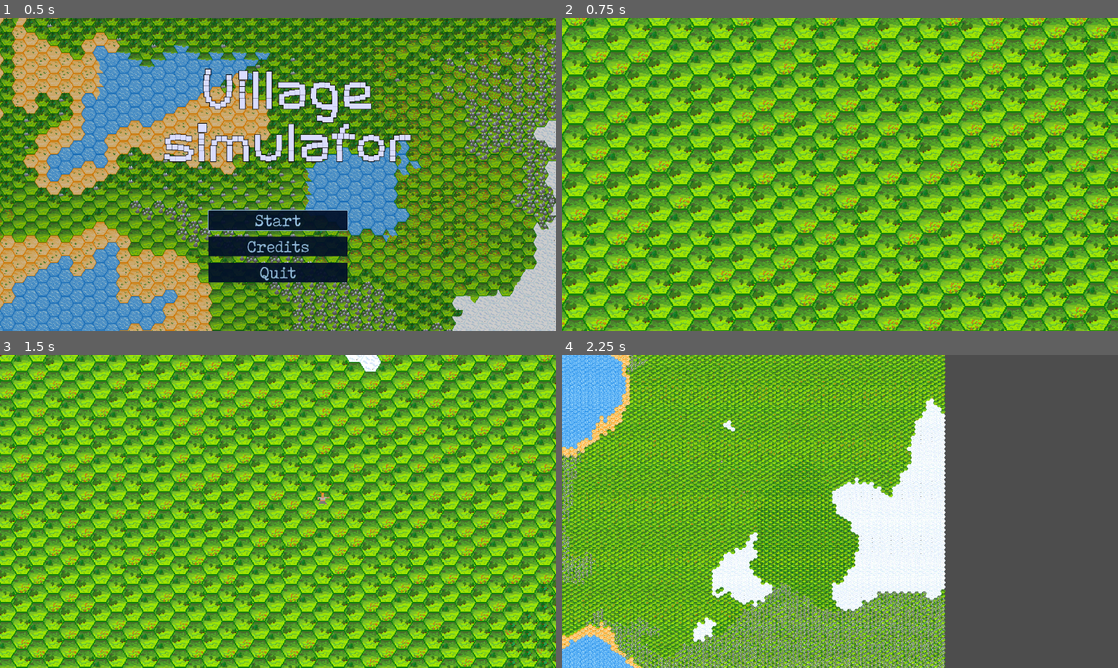
Above: before the commit, frames 1-4 (two rows, left to right).
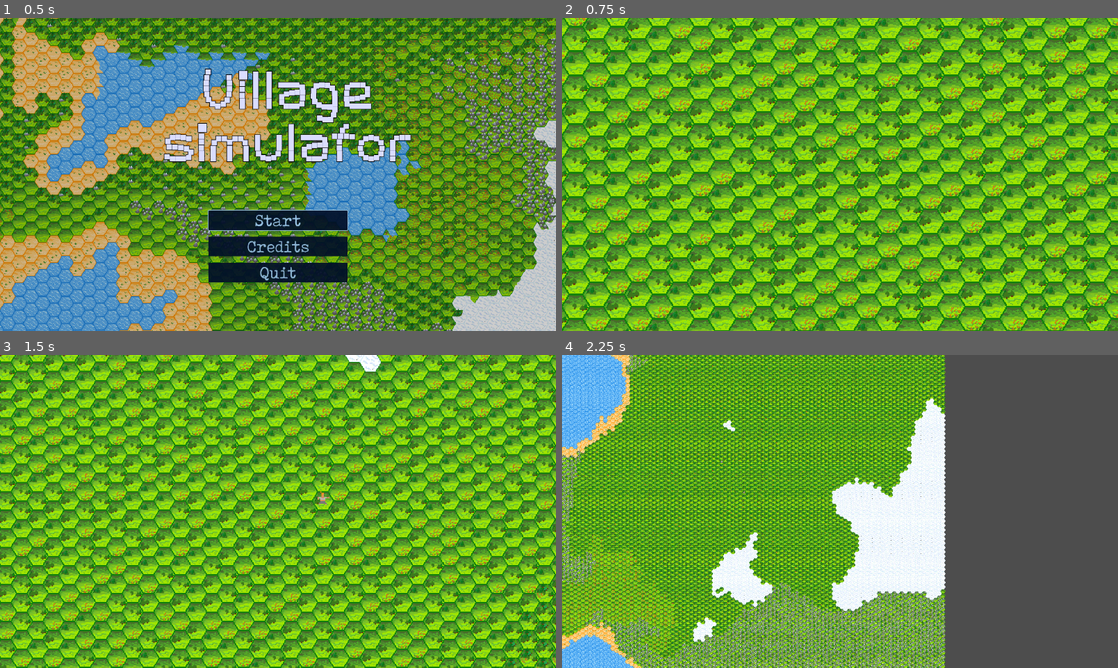
Above: after the commit, the same moments.

Repository: IsStephy/Game_TM_2
Game: Godot game, scene res://scenes/intro_scene.tscn
Same seed, same stepped clock (60 frames per second), same inputs: the game is played once before the commit and once after it. Video files are missing from this copy of the repository; at most half a second of black plays in their place.
Inputs (mouse positions are in pixels of both pictures, inside the frame that each line leads up to):
- Up to frame 1 (0.5 s): no input
- Up to frame 2 (0.75 s): click "Start" at 0.5 s
- Up to frame 3 (1.5 s): tap Enter at 1.25 s; move the mouse to (400, 495) at 1.27 s; hold Right (ui_right) from 1.28 s (still down); hold P from 1.28 s (still down); click (400, 495) at 1.42 s
- Up to frame 4 (2.25 s): tap Space at 1.52 s; move the mouse to (745, 508) at 2.02 s; release Right (ui_right) at 2.03 s; release P at 2.03 s; hold Down (ui_down) from 2.03 s (still down); tap O at 2.1 s; click (745, 508) at 2.17 s

Frame 1 is identical in both runs. In frame 2, 14% of the frame differs, in the area x 0-100%, y 0-100%; in frame 3, 14%; in frame 4, 14%, in the area x 0-69%, y 0-100%.

Commit message:
Made the world alive

Diff:
--- a/Grid_map/game_of_life/scenes/human_cell.gd
+++ b/Grid_map/game_of_life/scenes/human_cell.gd
@@ -235,16 +235,23 @@
 	return null
 # Function to gather wood when staying in a forest (weight 2)
 func gather_wood(profession):
+	var current_cell = tile_map.local_to_map(global_position)
 	if profession == Profession.BUILDER:
-		if wood_amount < 120:  # Check if the human can still gather wood (max 30)
-			wood_amount = min(wood_amount + 3, 30)  # Increase wood by 3 per generation, max 30
-			print("Gathered wood. Current wood amount: ", wood_amount)
-			if happiness<=100:
-				happiness+= 3
+		if wood_amount < 120:
+			wood_amount = min(wood_amount + 3, 120)
+			print("Gathered wood. Builder's current wood: ", wood_amount)
 	else:
-		if wood_amount < 30:  # Check if the human can still gather wood (max 30)
-			wood_amount = min(wood_amount + 3, 30)  # Increase wood by 3 per generation, max 30
-			print("Gathered wood. Current wood amount: ", wood_amount)
+		if wood_amount < 30:
+			wood_amount = min(wood_amount + 3, 30)
+			print("Gathered wood. Current wood: ", wood_amount)
+
+	# Deplete forest tile (turn into grass after gathering)
+	if weight_map.has(current_cell) and weight_map[current_cell] == 2:
+		weight_map[current_cell] = 1
+		var grass_variants = get_parent().terrain_tiles["grass"]
+		var random_grass = grass_variants[randi() % grass_variants.size()]
+		tile_map.set_cell(current_cell, get_parent().source_id, random_grass)
+
 # Preload the house texture
 var house_texture = preload("res://assets/buildings/house.png")
 # Function to build a house if the human has enough wood
--- a/Grid_map/game_of_life/scenes/main.gd
+++ b/Grid_map/game_of_life/scenes/main.gd
@@ -14,6 +14,10 @@
 var terrain_toggle_cooldown := 0.2
 var terrain_toggle_timer := 0.0
 var terrain_index_map: Dictionary = {}
+var flower_decay_timer := 0.0
+var flower_life_queue := []
+const FLOWER_DECAY_INTERVAL := 15.0
+const FLOWER_LIFESPAN := 25.0
 
 var noise: FastNoiseLite
 var noise_2: FastNoiseLite
@@ -312,8 +316,97 @@
 				if human:
 					human.queue_free()
 
+func withering_flowers(delta):
+	if is_paused:
+		return
+
+	var to_remove := []
+	for flower in flower_life_queue:
+		flower.age += delta
+		if flower.age >= flower.decay_time:
+			var pos = flower.pos
+			if weight_map.has(pos) and weight_map[pos] == 1.5:
+				var grass_variants = terrain_tiles["grass"]
+				var random_grass = grass_variants[randi() % grass_variants.size()]
+				tile_map.set_cell(pos, source_id, random_grass)
+				weight_map[pos] = 1
+				to_remove.append(flower)
+
+	for f in to_remove:
+		flower_life_queue.erase(f)
+
+
+func update_flower_decay(delta):
+	var updated_queue = []
+	for flower_data in flower_life_queue:
+		flower_data["age"] += delta
+		if flower_data["age"] >= FLOWER_LIFESPAN:
+			var pos = flower_data["pos"]
+			if weight_map.has(pos) and weight_map[pos] == 1.5:
+				tile_map.set_cell(pos, source_id, terrain_tiles["grass"].pick_random())
+				weight_map[pos] = 1
+				print("💐 A flower has withered at ", pos)
+		else:
+			updated_queue.append(flower_data)
+	flower_life_queue = updated_queue
+
+
+func spread_flowers():
+	for pos in weight_map.keys():
+		if weight_map[pos] == 1.5:
+			for offset in [
+				Vector2i(1, 0), Vector2i(-1, 0),
+				Vector2i(0, 1), Vector2i(0, -1)
+			]:
+				var neighbor = pos + offset
+				if weight_map.has(neighbor) and weight_map[neighbor] == 1:
+					if randf() < 0.1:
+						var random_tile = terrain_tiles["flower"].pick_random()
+						tile_map.set_cell(neighbor, source_id, random_tile)
+						weight_map[neighbor] = 1.5
+						flower_life_queue.append({
+							"pos": pos,
+							"age": 0.0,
+							"decay_time": randf_range(10.0, 25.0)
+						})
+						print("🌸 A new flower grew at ", neighbor)
+
+
+func regrow_forest():
+	if is_paused:
+		return
+
+	var directions = [
+		Vector2i(1, 0), Vector2i(-1, 0),
+		Vector2i(0, 1), Vector2i(0, -1),
+		Vector2i(1, 1), Vector2i(-1, -1),
+		Vector2i(1, -1), Vector2i(-1, 1)
+	]
+
+	for pos in weight_map.keys():
+		if weight_map[pos] == 1 and randf() < 0.5:
+			var has_forest_neighbor := false
+			for offset in directions:
+				var neighbor = pos + offset
+				if weight_map.has(neighbor) and weight_map[neighbor] == 2:
+					has_forest_neighbor = true
+					break
+
+			if has_forest_neighbor:
+				tile_map.set_cell(pos, source_id, terrain_tiles["forest"].pick_random())
+				weight_map[pos] = 2
+				print("🌲 Forest regrew at ", pos)
+
+
+
 
 func _process(delta):
+	if not is_paused:
+		withering_flowers(delta)
+		spread_flowers()
+		regrow_forest()
+		update_flower_decay(delta)
+
 	var tile_size = tile_map.tile_set.tile_size
 	var used_rect = tile_map.get_used_rect()
 	var map_pixel_size = used_rect.size * tile_size
@@ -404,7 +497,7 @@
 				if mountain_chance > 0.25:
 					tile_type = "mountain"
 					weight = tile_weights_map[tile_type]
-				elif flower_chance > 0.65:
+				elif flower_chance > 0.45:
 					tile_type = "flower"
 					weight = tile_weights_map[tile_type]
 				elif forest_chance > 0.2:
@@ -416,6 +509,13 @@
 
 
 			var pos = Vector2i(x, y)
+			if tile_type == "flower":
+				flower_life_queue.append({
+					"pos": pos,
+					"age": 0.0,
+					"decay_time": randf_range(10.0, 25.0)
+				})
+
 			weight_map[pos] = weight
 			var variants = terrain_tiles[tile_type]
 			var random_tile = variants[randi() % variants.size()]
